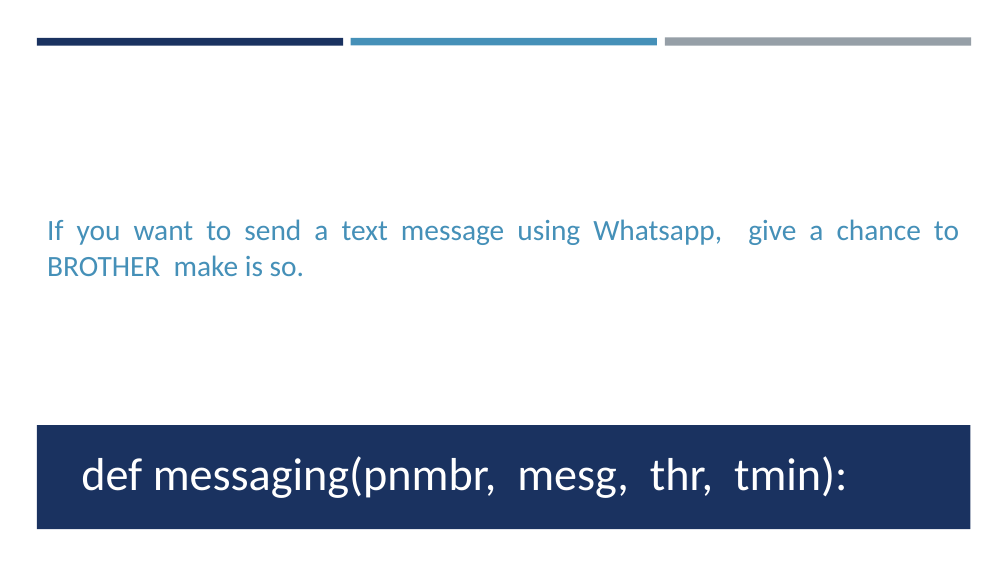
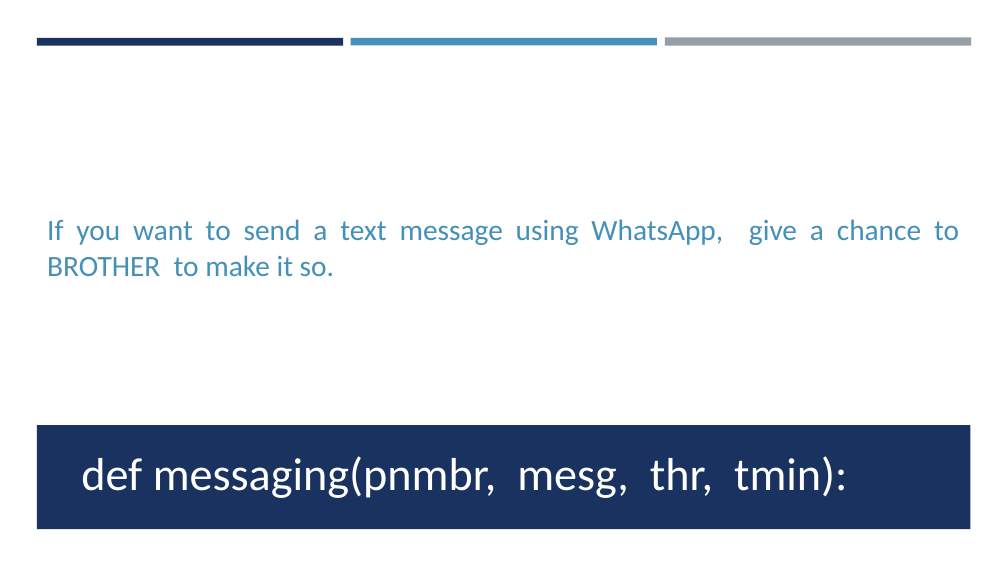
Before and after one commit to GopalSharma16/BROTHER-The-A.I., a slide deck: slide 10 of BROTHER.pptx (slide 9 before the commit). Drawn at 1008x567 pixels with LibreOffice and Linux fonts; fonts in the diff are those of the drawing. Boxes give left, top, right and bottom in pixels: in the first picture for what was removed or moved away, otherwise in the second. Text is boxed around its words. In the diff, an @@ line names an element or a change of style, - is before the commit and + after.

```diff
--- a/BROTHER.pptx
+++ b/BROTHER.pptx
@@ text at <box>47,219,959,276</box>: text changed @@
-If you want to send a text message using Whatsapp, give a chance to BROTHER make is so.
+If you want to send a text message using WhatsApp, give a chance to BROTHER to make it so.
```
Also in this commit, not shown: 2 other slides changed, 1 slide added, 1 other file.
